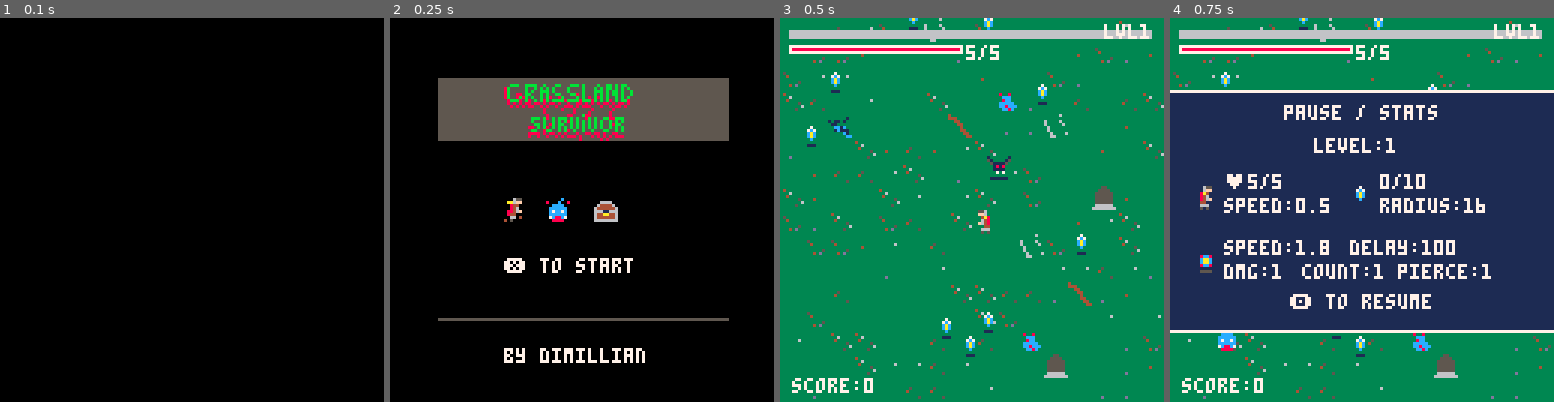
Above: before the commit, frames 1-4 (left to right).
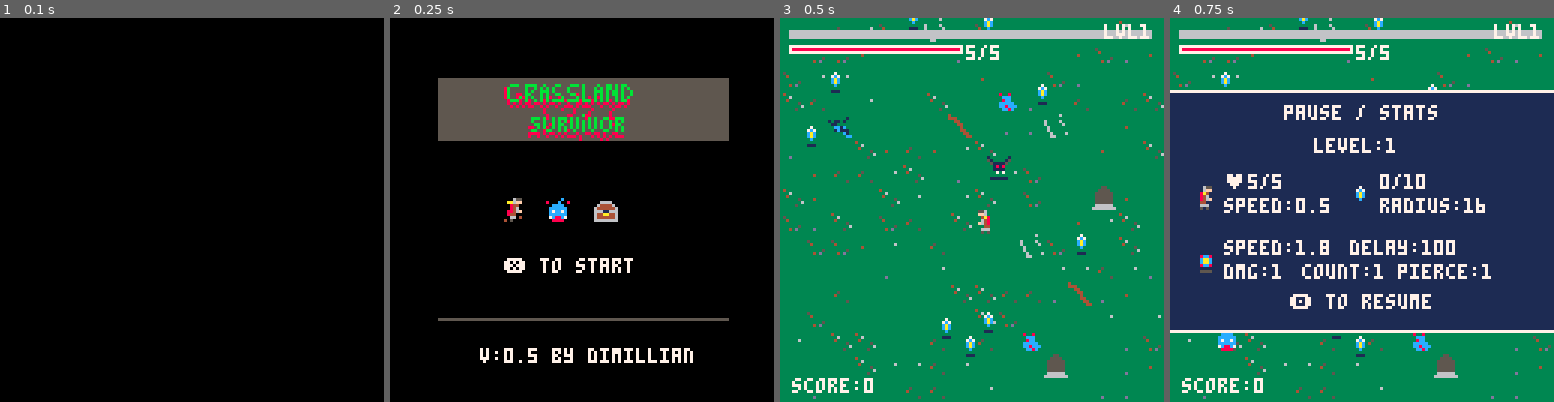
Above: after the commit, the same moments.

Repository: Dimillian/pico8-suvivor
Game: PICO-8 cartridge survivor.p8
The game is run twice, just before and just after one commit, with the same random seed, the same clock (stepped at 60 frames per second) and the same inputs.
Inputs:
- Up to frame 1 (0.1 s): no input
- Up to frame 2 (0.25 s): no input
- Up to frame 3 (0.5 s): tap X (X key) at 0.33 s
- Up to frame 4 (0.75 s): tap O (Z key) at 0.7 s

Frame 1 is identical in both runs. In frame 2, 0.9% of the frame differs, in the area x 23-79%, y 85-90%; in frame 3, nothing differs; in frame 4, nothing differs.

Commit message:
Update survivor.p8

Diff:
--- a/survivor.p8
+++ b/survivor.p8
@@ -1,9 +1,12 @@
 pico-8 cartridge // http://www.pico-8.com
 version 41
 __lua__
-// grassland survivor 0.4
-
---player
+-- game & player
+
+game = {
+	name="grassland survivors",
+	version="0.5"
+}
 
 player = {
 	sprite_idle=1,
@@ -284,6 +287,13 @@
 			end
 		}
 		add(self.swords, sword)
+
+  local angle_increment = (2 * 3.14159265) / #self.swords
+  local current_angle = 0
+		for s in all(self.swords) do
+  	s.angle = current_angle
+   current_angle += angle_increment
+		end
 	end,
 
 	hit_by_foe=function(self, foe)
@@ -303,7 +313,7 @@
 }
 
 -->8
---world
+-- world
 
 xp = {
 	sprite=17,
@@ -474,6 +484,7 @@
 							self.health -= dmg
 							world:add_damage(-dmg, self.x + 2, self.y - 8)
 							self.sword_immune_counter = 15
+							sfx(sfx_sword_hit)
 						end
 					end
 				end
@@ -851,7 +862,7 @@
 		spr(19, 68, 60)
 		print("❎ to start", 38, 80, 7)
 		line(16, 100, 112, 100, -11)
-		print("by dimillian", 38, 110, 7)
+		print("v:" .. game.version .. " by dimillian", 30, 110, 7)
 	end,
 	update=function(self)
 		if btn(5) then
@@ -903,6 +914,7 @@
 sfx_level_up=1
 sfx_proj=2
 sfx_foe_death=3
+sfx_sword_hit=4
 
 actions={}
 
@@ -1041,14 +1053,17 @@
 -- todo
 
 -- spawn monster farther player
--- level up screen
--- main menu
--- pause menu wth stats
--- add chest + weapons drop
+-- spawn group of monsters at random locations
+-- avoid monsters collapsing into each other
+-- add more weapons
+-- add collision effect on monster hit
+-- better music
 
 -- done: better player ui
 -- done: proj dmg + monster health
 -- done: dmg number on hit
+-- done: chest + sword weapon
+-- done: main menu and pause menu
 __gfx__
 00000000000655000006550000065500000888000005550000555000000555000055500000005eeeeee5000000005eeeeee50000000000000000000000000000
 000000000006ff000006ff000aa6ff00000888000006660000666000000fff0000fff00000005eeeeee5000000005eeeeee50000000000000000000000000000
@@ -1058,14 +1073,14 @@
 00700700004400008844000008440000008800000048880040888400004444000044440416056666666660610005666776666000000000000000000000000000
 00000000006660000066600000660400008880000066664000666604406666004066660001666566666566106666656666656660000000000000000000000000
 00000000005050000400504040500000008080004050000004000500005000400000050000166566656661006116656665666116000000000000000000000000
-00000000000000000000000000000000000000000000000000000000000000000000000000166666666661006116666666666101000000000000000000000000
-00000000000700000007000000666600000000000000000000000000000000000000000008016566566661080001656656666100000000000000000000000000
-00000000007c7000007c700006444460000000000000000000000000000000000000000050016656666655508501665666665500000000000000000000000000
-0000000000cac00000c8c00064444446000000000000000000000000000000000000000005555166116600050585516611660508000000000000000000000000
-0000000000cac00000c8c00066611666000000000000000000000000000000000000000080005111001500800550511100150050000000000000000000000000
-00000000000c0000000c0000644aa446000000000000000000000000000000000000000000005100001500008004510000150808000000000000000000000000
-00000000000000000000000064444446000000000000000000000000000000000000000006451100001554500064410400155450000000000000000000000000
-00000000001110000011100066666666000000000000000000000000000000000000000004541000001145600004040400114560000000000000000000000000
+00aaaa00000000000000000000000000000000000000000000000000000000000000000000166666666661006116666666666101000000000000000000000000
+0acccca0000700000007000000666600000000000000000000000000000000000000000008016566566661080001656656666100000000000000000000000000
+acc88cca007c7000007c700006444460000000000000000000000000000000000000000050016656666655508501665666665500000000000000000000000000
+ac8cc8ca00cac00000c8c00064444446000000000000000000000000000000000000000005555166116600050585516611660508000000000000000000000000
+ac8cc8ca00cac00000c8c00066611666000000000000000000000000000000000000000080005111001500800550511100150050000000000000000000000000
+ac5cc5ca000c0000000c0000644aa446000000000000000000000000000000000000000000005100001500008004510000150808000000000000000000000000
+0acccca0000000000000000064444446000000000000000000000000000000000000000006451100001554500064410400155450000000000000000000000000
+00aaaa00001110000011100066666666000000000000000000000000000000000000000004541000001145600004040400114560000000000000000000000000
 00000000000909000000000000000c00000c00800777700007777000100000010100001000400000000400000880000008800000000009000000090000000000
 0000000000929290009090008000c0080800c0000787800607878000510000151511115144400000444000000808000088080000000086000000860000000000
 00000000092222290929290000cccc0000cccc08077770600777700005111150508181054c4444044c44440000660000006600100008f6e00008f6e000000000
Not shown, changed: the sound effects (__sfx__) section of survivor.p8
